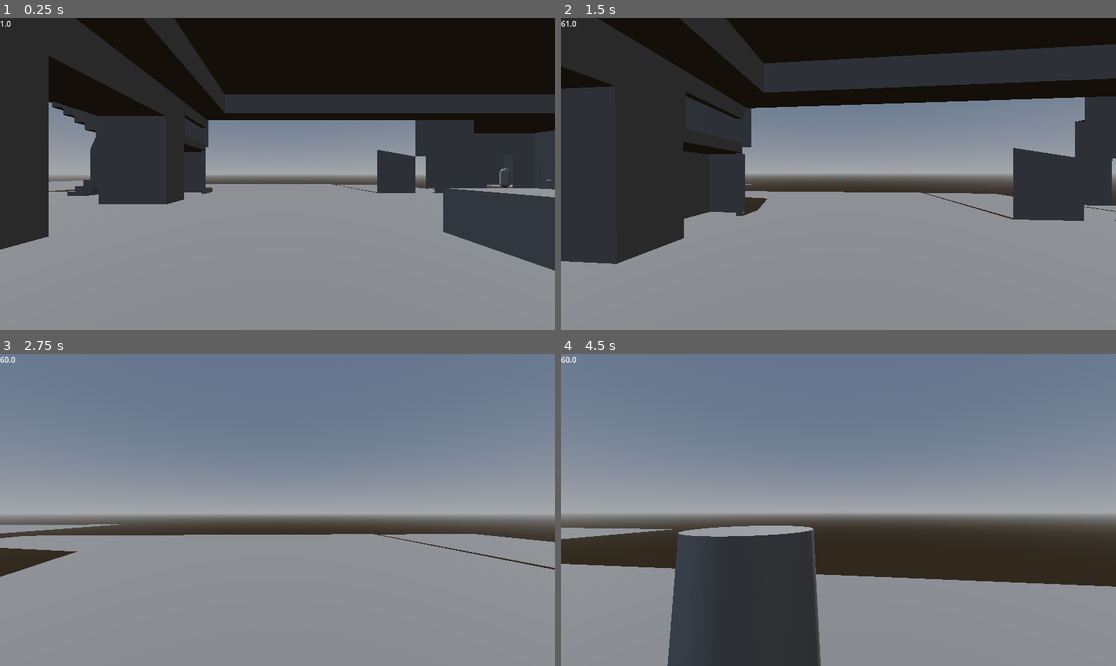
Above: before the commit, frames 1-4 (two rows, left to right).
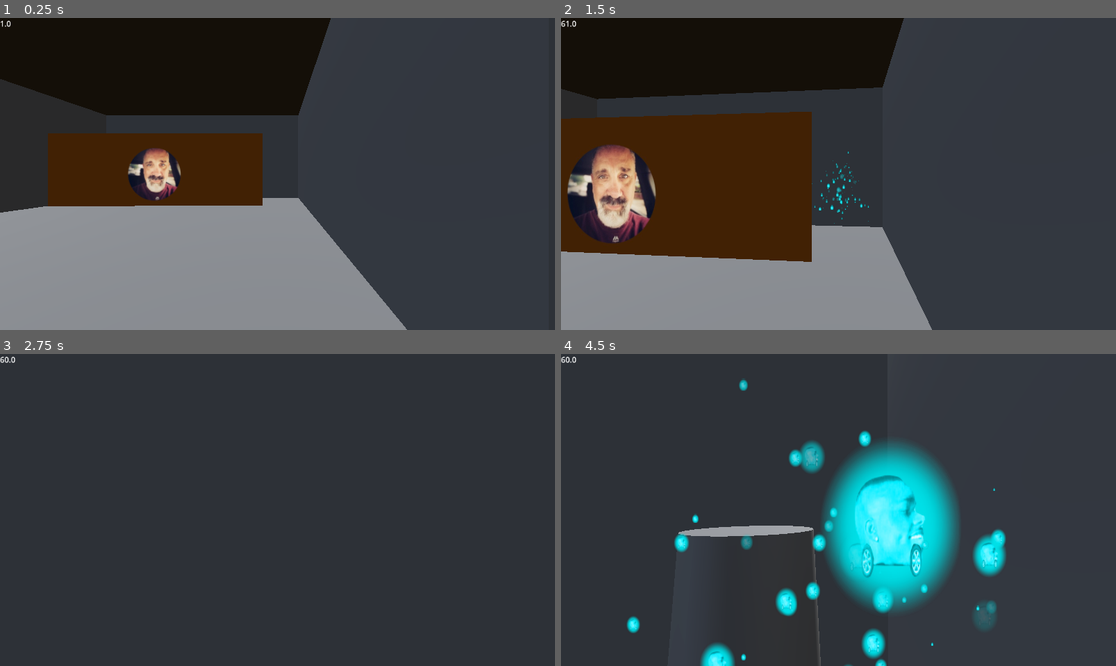
Above: after the commit, the same moments.

Repository: mFieldHouses/phase-two-the-dre-files
Game: Godot game, scene res://scenes/base_scene.tscn
Same seed, same stepped clock (60 frames per second), same inputs: the game is played once before the commit and once after it.
Inputs (mouse positions are in pixels of both pictures, inside the frame that each line leads up to):
- Up to frame 1 (0.25 s): no input
- Up to frame 2 (1.5 s): move the mouse to (866, 174) at 0.52 s; hold W (forward) from 0.53 s (still down); click (866, 174) at 0.6 s; tap Space (jump) at 0.77 s; move the mouse to (810, 174) at 1.27 s; right-click (810, 174) at 1.35 s
- Up to frame 3 (2.75 s): keep holding W (forward); tap Space (jump) at 1.52 s; move the mouse to (288, 503) at 2.02 s; tap Shift (sprint) at 2.1 s
- Up to frame 4 (4.5 s): keep holding W (forward); move the mouse to (832, 516) at 2.77 s; tap C (switch_camera) at 2.85 s; tap Space (jump) at 3.02, 3.77 s; move the mouse to (877, 513) at 3.52 s; click (877, 513) at 3.6 s; move the mouse to (794, 506) at 4.27 s; right-click (794, 506) at 4.35 s

The runs differ from the first frame. In frame 1, 49% of the frame differs, in the area x 0-100%, y 0-100%; in frame 2, 64%; in frame 3, 97%; in frame 4, 87%.

Commit message:
Kijk hier maar niet te lang naar
- added children

Diff:
--- a/scenes/base_scene.tscn
+++ b/scenes/base_scene.tscn
@@ -7,6 +7,7 @@
 [ext_resource type="Texture2D" uid="uid://df1f0fpqf6f6a" path="res://assets/positron.png" id="3_mryrf"]
 [ext_resource type="Script" uid="uid://c7q2884cr78hx" path="res://scenes/player_ui.gd" id="3_pmxr0"]
 [ext_resource type="PackedScene" uid="uid://cm7cfedd4qe2x" path="res://scenes/practice_target.tscn" id="4_osw8o"]
+[ext_resource type="PackedScene" uid="uid://ct4qiec3gm33j" path="res://scenes/steveolensummoner.tscn" id="8_vjnli"]
 
 [sub_resource type="NavigationMesh" id="NavigationMesh_osw8o"]
 vertices = PackedVector3Array(118.7001, -2.2035465, -90.05916, 123.7001, -2.2035465, -90.05916, 123.7001, -2.2035465, - …(9561 unchanged characters)…
@@ -126,7 +127,7 @@
 
 [node name="player" type="CharacterBody3D" parent="."]
 unique_name_in_owner = true
-transform = Transform3D(1, 0, 0, 0, 1, 0, 0, 0, 1, 28.114323, -1.2529244, -60.73024)
+transform = Transform3D(1, 0, 0, 0, 1, 0, 0, 0, 1, 77.09208, -1.131289, -77.00223)
 collision_layer = 2
 script = ExtResource("1_ha2ph")
 
@@ -201,8 +202,11 @@
 [node name="MeshInstance3D" type="MeshInstance3D" parent="Spawnpoint_player"]
 mesh = SubResource("TorusMesh_ha2ph")
 
+[node name="Steveolensummoner" parent="." instance=ExtResource("8_vjnli")]
+transform = Transform3D(0.5, 0, 0, 0, 0.5, 0, 0, 0, 0.5, 87.11908, -2.5660312, -84.99663)
+
 [node name="Enemies" type="Node3D" parent="."]
-transform = Transform3D(1, 0, 0, 0, 1, 0, 0, 0, 1, 32.773727, 1.463512, -49.98744)
+transform = Transform3D(1, 0, 0, 0, 1, 0, 0, 0, 1, 60.71319, 2.4536753, -46.997738)
 
 [node name="Practice_target" parent="Enemies" instance=ExtResource("4_osw8o")]
 transform = Transform3D(1, 0, 0, 0, 1, 0, 0, 0, 1, 1.152626, 0.19718432, 2.3578148)
--- a/scenes/character_body_3d.gd
+++ b/scenes/character_body_3d.gd
@@ -34,7 +34,7 @@
 func _ready():
 	DisplayServer.mouse_set_mode(DisplayServer.MOUSE_MODE_CAPTURED)
 	GlobalData.player_instance = self
-	global_position = %Spawnpoint_player.global_position
+	#global_position = %Spawnpoint_player.global_position
 
 func _physics_process(delta: float) -> void:
 	camera_time += delta
--- a/scenes/practice_target.gd
+++ b/scenes/practice_target.gd
@@ -63,18 +63,14 @@
 
 	var tween = create_tween()
 	tween.tween_property($Sprite3D, "modulate", Color(1, 1, 1, 0), 1)
-
-
 	death_animation = true
 	velocity = -GlobalData.player_instance.camera.global_transform.basis.z * 10
 	$Sprite3D.scale = Vector3(0.3, 0.3, 0.3)
 	for number in range(100):
 		$Sprite3D.scale = Vector3(0.3, sin(float(number)/1.5)*0.3, 0.3)
 		await get_tree().create_timer(0.01).timeout
-	var new_enemy = load("res://scenes/practice_target.tscn").instantiate()
-	new_enemy.position = position
-	get_parent().add_child(new_enemy)
-	var new_enemy2 = load("res://scenes/practice_target.tscn").instantiate()
-	new_enemy2.position = position
-	get_parent().add_child(new_enemy2)
+	#for number in range(2):
+		#var new_enemy = load("res://scenes/practice_target.tscn").instantiate()
+		#new_enemy.position = position
+		#get_parent().add_child(new_enemy)
 	queue_free()
--- /dev/null
+++ b/scenes/steveolensummoner.tscn
@@ -0,0 +1,88 @@
+[gd_scene load_steps=12 format=3 uid="uid://ct4qiec3gm33j"]
+
+[ext_resource type="Script" uid="uid://6r753i0tdjv0" path="res://steveolensummoner.gd" id="1_fn1b1"]
+[ext_resource type="Texture2D" uid="uid://bifybmqxl183p" path="res://assets/textures/3a05ab407c02ecffa20b133da87b292e-1420504474.png" id="2_wfosm"]
+[ext_resource type="Texture2D" uid="uid://sajh2kl34lar" path="res://assets/textures/smoke.png" id="3_wfosm"]
+[ext_resource type="Texture2D" uid="uid://dw7ii221qxgu7" path="res://assets/textures/explosionparticle.png" id="4_vpfa1"]
+
+[sub_resource type="StandardMaterial3D" id="StandardMaterial3D_vpfa1"]
+transparency = 1
+vertex_color_use_as_albedo = true
+albedo_color = Color(0, 0, 0, 1)
+albedo_texture = ExtResource("3_wfosm")
+metallic_specular = 0.0
+billboard_mode = 1
+
+[sub_resource type="QuadMesh" id="QuadMesh_74fq6"]
+material = SubResource("StandardMaterial3D_vpfa1")
+size = Vector2(6, 6)
+
+[sub_resource type="Gradient" id="Gradient_2f26s"]
+colors = PackedColorArray(0, 0, 0, 1, 1, 1, 1, 0)
+
+[sub_resource type="StandardMaterial3D" id="StandardMaterial3D_74fq6"]
+transparency = 1
+shading_mode = 0
+vertex_color_use_as_albedo = true
+albedo_texture = ExtResource("4_vpfa1")
+billboard_mode = 1
+
+[sub_resource type="QuadMesh" id="QuadMesh_2f26s"]
+material = SubResource("StandardMaterial3D_74fq6")
+size = Vector2(5, 5)
+
+[sub_resource type="Gradient" id="Gradient_vpfa1"]
+offsets = PackedFloat32Array(0, 0.6834319, 1)
+colors = PackedColorArray(1, 1, 1, 0.54509807, 1, 1, 1, 0.44313726, 1, 1, 1, 0)
+
+[sub_resource type="CylinderShape3D" id="CylinderShape3D_vpfa1"]
+height = 19.764404
+radius = 21.404297
+
+[node name="Steveolensummoner" type="Node3D"]
+script = ExtResource("1_fn1b1")
+
+[node name="Sprite3D" type="Sprite3D" parent="."]
+transform = Transform3D(1, 0, 0, 0, -4.371139e-08, -1, 0, 1, -4.371139e-08, 0, 0, 0)
+texture = ExtResource("2_wfosm")
+
+[node name="CPUParticles3D" type="CPUParticles3D" parent="."]
+transform = Transform3D(1, 0, 0, 0, 1, 0, 0, 0, 1, 0, -1.7041347, 0)
+amount = 20
+lifetime = 2.0
+draw_order = 2
+mesh = SubResource("QuadMesh_74fq6")
+emission_shape = 3
+emission_box_extents = Vector3(5, 1, 5)
+direction = Vector3(0, 1, 0)
+gravity = Vector3(0, 0, 0)
+initial_velocity_min = 5.0
+initial_velocity_max = 5.0
+color_ramp = SubResource("Gradient_2f26s")
+
+[node name="CPUParticles3D2" type="CPUParticles3D" parent="."]
+transform = Transform3D(1, 0, 0, 0, 1, 0, 0, 0, 1, 0, -3.5379543, 0)
+emitting = false
+amount = 30
+one_shot = true
+explosiveness = 0.81
+mesh = SubResource("QuadMesh_2f26s")
+direction = Vector3(0, 1, 0)
+spread = 20.0
+gravity = Vector3(0, 0, 0)
+initial_velocity_min = 20.0
+initial_velocity_max = 30.0
+linear_accel_min = -15.0
+linear_accel_max = -15.0
+split_scale = true
+scale_curve_x = null
+scale_curve_y = null
+scale_curve_z = null
+color_ramp = SubResource("Gradient_vpfa1")
+
+[node name="Area3D" type="Area3D" parent="."]
+collision_mask = 2
+
+[node name="CollisionShape3D" type="CollisionShape3D" parent="Area3D"]
+transform = Transform3D(1, 0, 0, 0, 1, 0, 0, 0, 1, 0, 8.882202, 0)
+shape = SubResource("CylinderShape3D_vpfa1")
--- /dev/null
+++ b/steveolensummoner.gd
@@ -0,0 +1,37 @@
+extends Node3D
+
+
+# Called when the node enters the scene tree for the first time.
+func _ready() -> void:
+	summon()
+
+# Called every frame. 'delta' is the elapsed time since the previous frame.
+func _process(delta: float) -> void:
+	pass
+
+func summon():
+	var set_false_again = false
+	$CPUParticles3D.speed_scale = 5
+	if $Area3D.has_overlapping_bodies():
+		GlobalData.player_instance.shooting = true
+		set_false_again = true
+	await get_tree().create_timer(1).timeout
+	$CPUParticles3D.explosiveness = 1
+	$CPUParticles3D.one_shot = true
+	$CPUParticles3D.emitting = true
+	$CPUParticles3D2.emitting = true
+	if set_false_again:
+		GlobalData.player_instance.shooting = false
+
+	var new_child = load("res://scenes/practice_target.tscn").instantiate()
+	add_child(new_child)
+	new_child.global_position = global_position - Vector3(0, 1.6, 0)
+	var tween = create_tween()
+	tween.tween_property(new_child, "global_position", Vector3(global_position.x, global_position.y + 1.6, global_position.z), 1)
+	await get_tree().create_timer(1).timeout
+	$CPUParticles3D.speed_scale = 1
+	$CPUParticles3D.explosiveness = 0
+	$CPUParticles3D.one_shot = false
+	$CPUParticles3D.emitting = true
+	await get_tree().create_timer(4).timeout
+	summon()
Binary file added: assets/textures/3a05ab407c02ecffa20b133da87b292e-1420504474.png
Not shown, added: assets/textures/3a05ab407c02ecffa20b133da87b292e-1420504474.png.import
Binary file added: assets/textures/explosionparticle.png
Not shown, added: assets/textures/explosionparticle.png.import
Binary file added: assets/textures/smoke.png
Not shown, added: assets/textures/smoke.png.import
Not shown: 1 places in scenes/base_scene.tscn that only renumber resources
Not shown, added: steveolensummoner.gd.uid
